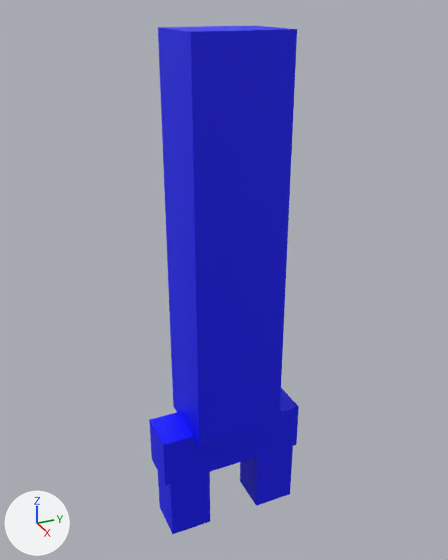
One commit to the OBJ model DirectXGame/Resources/playerrighthand/playerrighthand.obj: the scene before it, then after it.
Rendered twice from a camera (50 mm lens) standing at (1.184, -0.609, 0.178) and looking at (-0.185, 0.007, -0.506). Lighting does not change. The marker at lower left points along +X, +Y and +Z. The picture after the commit comes second. Where no turn or scale is listed for an object, it has been applied to the vertices.
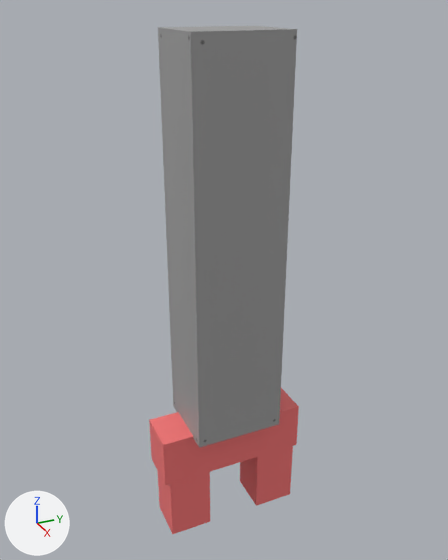
Patch to the scene script:
```diff
--- a/DirectXGame/Resources/playerrighthand/playerrighthand.obj.py
+++ b/DirectXGame/Resources/playerrighthand/playerrighthand.obj.py
@@ img_playerhand_png @@
+img_playerhand_png = load_image('playerhand.png', 'playerhand.png', 1024, 1024, 'sRGB')
@@ mat_マテリアル_003 @@
 mat_マテリアル_003 = principled_material('マテリアル.003')
-mat_マテリアル_003.texture = img_blue2x2_png
+mat_マテリアル_003.texture = img_playerhand_png
@@ me_cube_010 @@
 me_cube_010.from_pydata(...)  # 32 vertices, 48 faces; spans x -0.26..-0.057, y -0.211..0.208, z -1.247..0.114
 # used by ob_cube_010; location = (0.0, 0.0, 0.0)
+# me_cube_010 part 1: texture (UV) coordinates of 48 of 48 faces, centred in x -0.26..-0.057, y -0.211..0.208, z -1.247..0.114, changed; they spanned u 0.0..0.94, v 0.0..1.0 and now span u 0.0..0.89, v 0.0..1.0
 me_cube_010.materials.append(mat_マテリアル_003)
```

Where the change shows, as pixel boxes (x1, y1, x2, y2) in the pictures (448 x 560 px):
'Cube.010', surface changed (blue to grey)
    both: (149, 26, 299, 534)
